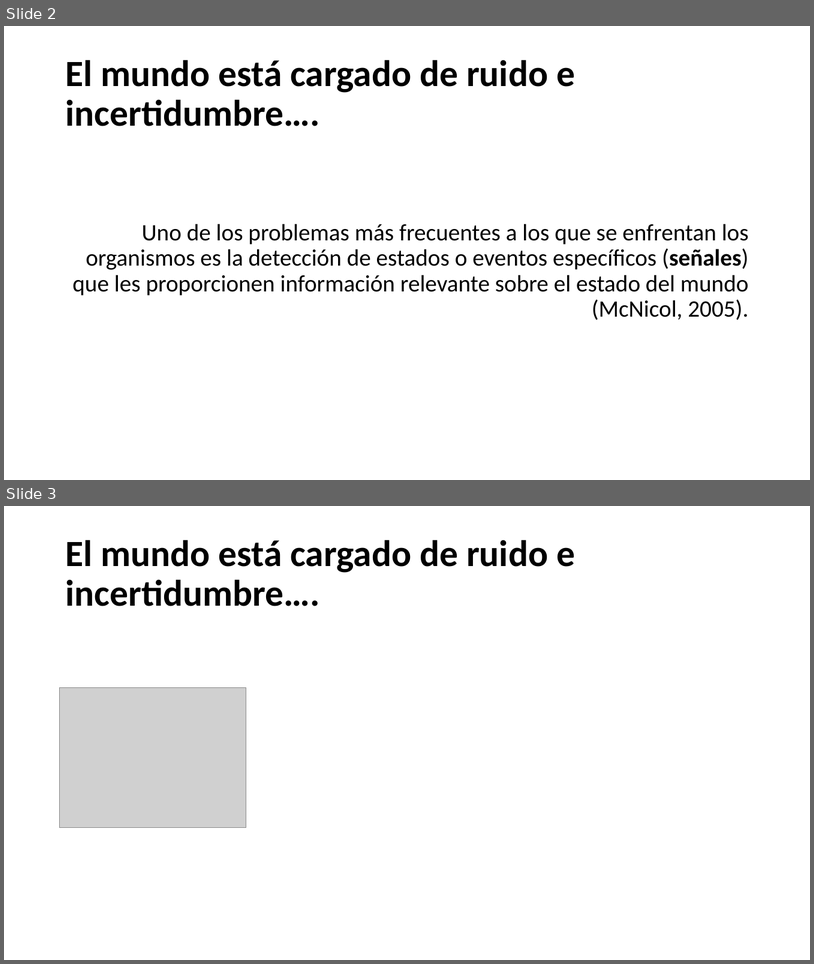
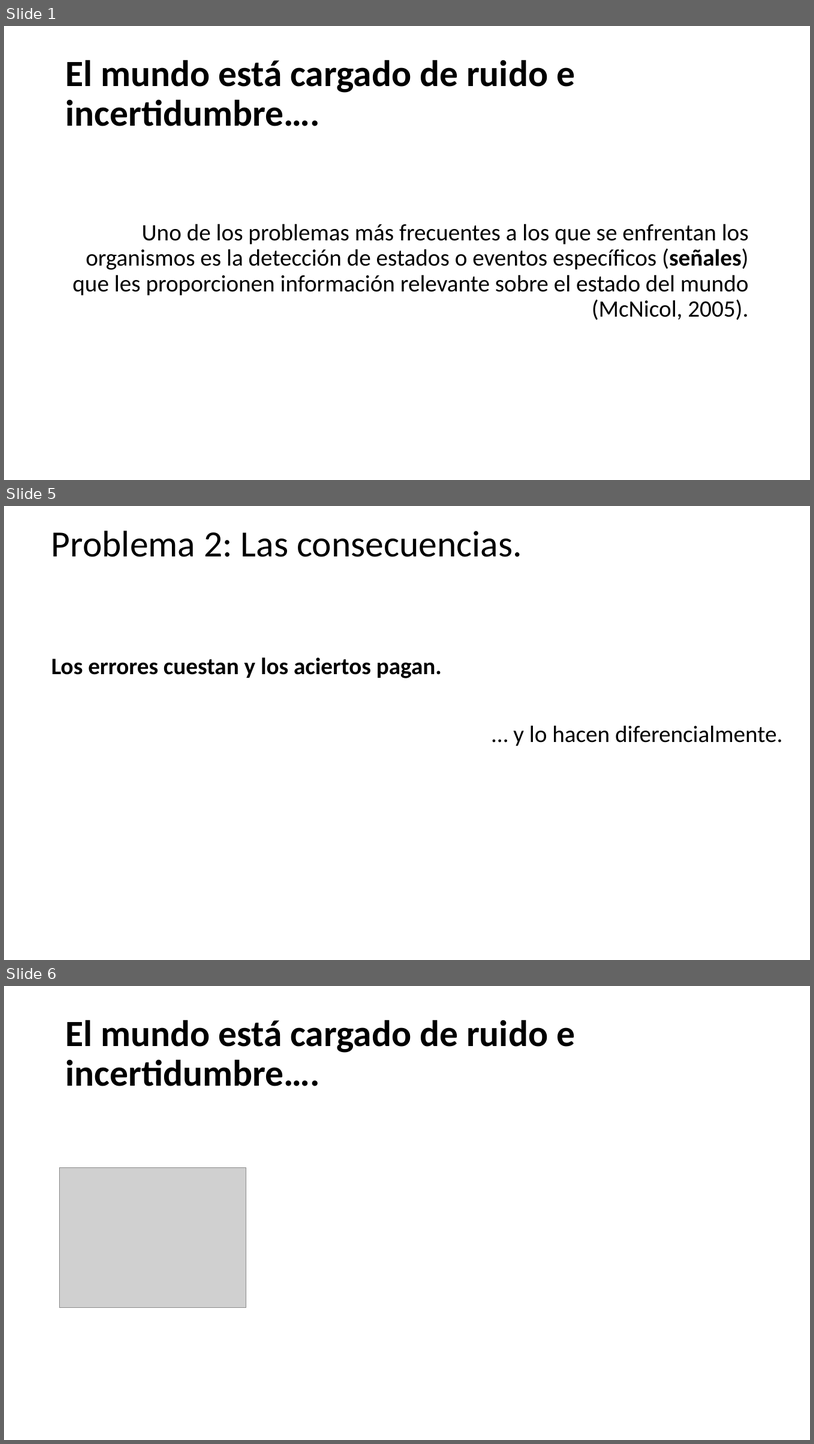
Before and after one commit to Adrifelcha/Adrifelcha, a slide deck: Tesis/Presentaciones/AMC_TDS.pptx. Shown one above the other, each under a label of ours: slides 2 and 3 before the commit, slides 1, 5 and 6 after it; the slides between them are not shown. The pictures are 814x964 and 814x1444 pixels, drawn with LibreOffice and Linux fonts; fonts in the diff are those of the drawing; grey boxes stand for pictures. Boxes give left, top, right and bottom in pixels: in the first picture for what was removed or moved away, otherwise in the second. Text is boxed around its words. In the diff, an @@ line names an element or a change of style, - is before the commit and + after.

```diff
--- a/Tesis/Presentaciones/AMC_TDS.pptx
+++ b/Tesis/Presentaciones/AMC_TDS.pptx
@@ slide 5 added at (4,506,810,960), background #FFFFFF @@
@@ title added at (51,531,522,557), 44 pt, text #000000 @@
+Problema 2: Las consecuencias.
@@ text added at (51,657,783,746), 28 pt, text #000000, bold @@
+Los errores cuestan y los aciertos pagan.
+… y lo hacen diferencialmente.
@@ what was slide 2 is now slide 1 @@
@@ what was slide 3 is now slide 6 @@
```
Also in this commit, not shown: 11 other slides added, 1 slide removed, 1 other file.
